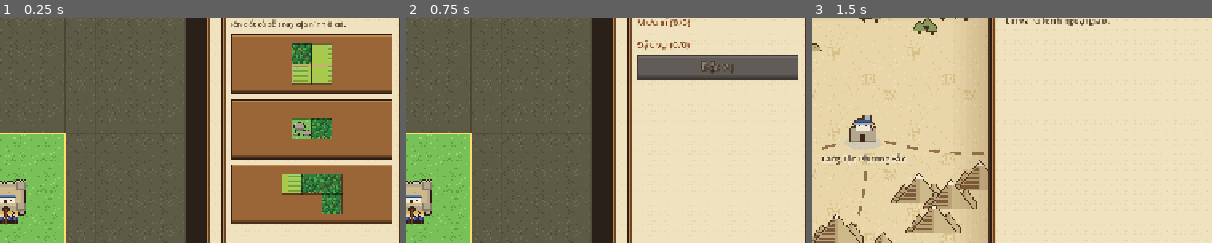
Above: before the commit, frames 1-3 (left to right).
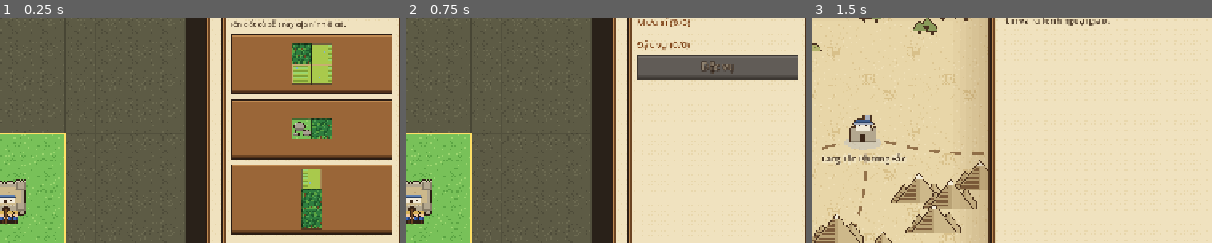
Above: after the commit, the same moments.

Repository: koyomikotori/Kingdom-And-Tetris
Game: Godot game, scene res://scenes/kingdom/kingdom.tscn
Same seed, same stepped clock (60 frames per second), same inputs: the game is played once before the commit and once after it. This scene is started directly instead of the project's main scene.
Inputs:
- Up to frame 1 (0.25 s): no input
- Up to frame 2 (0.75 s): click "Tướng sĩ" at 0.5 s
- Up to frame 3 (1.5 s): click "Ngoại giao" at 1.25 s
The pictures show only the part of the screen within x 48-98%, y 16-66%; the shares and areas given below are measured in that part.

The runs differ from the first frame. In frame 1, 5.2% of the frame differs, in the area x 57-98%, y 67-97%; in frame 2, nothing differs; in frame 3, nothing differs.

Commit message:
M14g: important report window and officer arrow buttons
At the start of a turn, after the turn's battle and before the events,
a window lists what cannot wait: wars declared, agents caught or
killed, the commander or advisor hurt in the battle, deserters, allies
leaving and the castle in danger. It closes with OK or Enter. The
officer window gets clickable previous / next buttons.

Co-Authored-By: Claude Opus 5.5 <noreply@anthropic.com>

Diff:
--- a/scripts/generals/officer_window.gd
+++ b/scripts/generals/officer_window.gd
@@ -4,8 +4,8 @@
 ## bars and level points — item bonuses in brackets —, level and XP, trait or stratagems, post and
 ## what it gives, upkeep) and a "Trang bị" tab (M12e: the three slots, the chosen slot's item, the
 ## storage items that fit it, wear / take off / dismantle), with Làm tổng tướng / Sa thải below.
-## The title is colored by stars; ← / → switch to the previous / next general or advisor in the
-## Tướng sĩ tab's order (M13b).
+## The title is colored by stars; ← / → (keys or the buttons under the portrait) switch to the
+## previous / next general or advisor in the Tướng sĩ tab's order (M13b, buttons M14g).
 
 const STAT_BAR_WIDTH := 160
 ## The tab pages keep this height whatever they show (their content scrolls).
@@ -44,11 +44,20 @@
 	_role.horizontal_alignment = HORIZONTAL_ALIGNMENT_CENTER
 	_role.custom_minimum_size = Vector2(PortraitView.SIZE * 2, 0)
 	left.add_child(_role)
-	if _all_officers().size() > 1:
-		var hint := _label("← → xem người khác", 12)
-		hint.horizontal_alignment = HORIZONTAL_ALIGNMENT_CENTER
-		hint.add_theme_color_override("font_color", MUTED_COLOR)
-		left.add_child(hint)
+	var officers := _all_officers()
+	if officers.size() > 1:
+		var previous := _button("←", _switch.bind(-1))
+		var next := _button("→", _switch.bind(1))
+		for button in [previous, next]:
+			button.custom_minimum_size = Vector2(56, 40)
+			button.tooltip_text = "Xem người khác (phím ← →)"
+		var place := _label("%d/%d" % [officers.find(officer) + 1, officers.size()], 14, false)
+		place.horizontal_alignment = HORIZONTAL_ALIGNMENT_CENTER
+		place.size_flags_horizontal = Control.SIZE_EXPAND_FILL
+		place.add_theme_color_override("font_color", MUTED_COLOR)
+		var switcher := _row([previous, place, next])
+		switcher.custom_minimum_size = Vector2(PortraitView.SIZE * 2, 0)
+		left.add_child(switcher)
 	var tabs := TabContainer.new()
 	_tabs = tabs
 	tabs.size_flags_horizontal = Control.SIZE_EXPAND_FILL
--- /dev/null
+++ b/scripts/kingdom/important_news.gd
@@ -0,0 +1,62 @@
+class_name ImportantNews
+extends RefCounted
+## The start-of-turn news that cannot wait in the notice column (GDD §15, M14g): wars declared,
+## agents caught, the commander or the military advisor hurt in the turn's battle, deserters,
+## allies leaving, the castle in danger. Shown in ImportantReportWindow after the turn's battle
+## and before the events. Pure: built from the state, the end_turn() report and the result of the
+## turn's raid or invasion (empty when there was none).
+
+
+## [{"title", "lines": Array[String]}]; empty when nothing important happened.
+static func build(state: KingdomState, report: Dictionary, battle: Dictionary = {}) -> Array[Dictionary]:
+	var clans := state.diplomacy.clans
+	var result: Array[Dictionary] = []
+	var declared: Array[String] = []
+	for clan_id: StringName in report.get("war_declared", []):
+		declared.append("%s đã tuyên chiến với vương quốc!" % clans[clan_id].data.display_name)
+	_add(result, "Bị tuyên chiến", declared)
+
+	var agents: Array[String] = []
+	for entry: Dictionary in report.get("agents", []):
+		var clan_name: String = clans[entry.clan_id].data.display_name
+		match entry.event:
+			&"caught":
+				agents.append("Đặc vụ %s bị %s phát hiện, đã trốn về (quan hệ −%d)." % [entry.name, clan_name,
+						-Agents.CAUGHT_RELATION])
+			&"killed":
+				agents.append("Đặc vụ %s bị %s bắt và giết (quan hệ −%d)." % [entry.name, clan_name, -Agents.CAUGHT_RELATION])
+	_add(result, "Đặc vụ bị lộ", agents)
+
+	var officers: Array[String] = []
+	var general: Dictionary = battle.get("general", {})
+	match general.get("fate", &"none"):
+		&"dead":
+			officers.append("Tổng tướng %s đã tử trận, mất luôn trang bị đang đeo!" % general.name)
+		&"wounded":
+			officers.append("Tổng tướng %s bị thương, nghỉ %d lượt." % [general.name, Generals.WOUND_TURNS])
+	var advisor: Dictionary = battle.get("advisor", {})
+	if advisor.get("fate", &"none") == &"wounded":
+		officers.append("Mưu sĩ %s bị thương, nghỉ %d lượt." % [advisor.name, Advisors.WOUND_TURNS])
+	_add(result, "Tướng sĩ", officers)
+
+	var deserted: Array[String] = []
+	var gone: Dictionary = report.get("deserted", {})
+	for unit_id: StringName in gone:
+		deserted.append("%d %s bỏ đi vì thiếu lương thực." % [gone[unit_id], state.units[unit_id].display_name])
+	_add(result, "Lính đào ngũ", deserted)
+
+	var allies: Array[String] = []
+	for entry: Dictionary in report.get("treaties", []):
+		if entry.event == &"alliance_broken":
+			allies.append("%s rời bỏ liên minh vì quan hệ đi xuống." % clans[entry.clan_id].data.display_name)
+	_add(result, "Đồng minh rời bỏ", allies)
+
+	if report.get("castle_in_danger", false):
+		_add(result, "Thành chính nguy hiểm", ["Chỉ còn %d ô đất ngoài thành: mất hết là thua!" %
+				state.board.count_land_outside_castle()] as Array[String])
+	return result
+
+
+static func _add(result: Array[Dictionary], title: String, lines: Array[String]) -> void:
+	if not lines.is_empty():
+		result.append({"title": title, "lines": lines})
--- /dev/null
+++ b/scripts/kingdom/important_report_window.gd
@@ -0,0 +1,22 @@
+class_name ImportantReportWindow
+extends ModalWindow
+## The important news of the turn (ImportantNews, GDD §15 M14g), one heading per kind. Closed only
+## with "OK" or Enter (Esc too), so it is never missed by clicking past it.
+
+
+func open(news: Array[Dictionary]) -> void:
+	Sfx.play(&"horn")
+	var body := build_frame("Báo cáo quan trọng", UiPalette.WARNING, 0.42, false)
+	for entry in news:
+		var heading := _label(entry.title, 17)
+		heading.add_theme_color_override("font_color", WARNING_COLOR)
+		body.add_child(heading)
+		for line: String in entry.lines:
+			body.add_child(_label("• " + line, 15))
+	add_action("OK (Enter)", close)
+
+
+func _unhandled_key_input(event: InputEvent) -> void:
+	if event.pressed and not event.echo and event.keycode in [KEY_ENTER, KEY_KP_ENTER, KEY_ESCAPE]:
+		close()
+	get_viewport().set_input_as_handled()
--- a/scripts/kingdom/kingdom.gd
+++ b/scripts/kingdom/kingdom.gd
@@ -67,6 +67,10 @@
 var _notices: NoticePanel
 ## The last end_turn() report, for the notice column (empty after loading a game).
 var _last_report: Dictionary = {}
+## The result of this turn's raid or invasion (ImportantNews), and whether the important report
+## still has to be shown this turn (M14g).
+var _turn_battle: Dictionary = {}
+var _news_pending := false
 
 
 func _ready() -> void:
@@ -336,6 +340,8 @@
 	if not report.completed.is_empty():
 		Sfx.play(&"complete")
 	_last_report = report
+	_turn_battle = {}
+	_news_pending = true
 	_refresh_notices()
 	var lines: Array[String] = ["Lượt %d bắt đầu. Xem bảng thông báo bên trái." % state.turn]
 	_pending_victory = report.victory
@@ -373,6 +379,7 @@
 func _play_raid(simulator: BattleSimulator) -> void:
 	_play_battle(simulator, BattleRecord.DEFENDER, "Quân cướp tấn công vương quốc!", func(record: BattleRecord) -> void:
 		var result := state.finish_raid(record)
+		_turn_battle = result
 		_autosave()
 		placement_status.text += " %s" % ("Đã đánh lui." if result.won else "Thất thủ.")
 		_show_battle_report(result, _ally_lines(result)))
@@ -382,6 +389,7 @@
 	var title := "%s xâm lược vương quốc!" % _clan_name(clan_id)
 	_play_battle(simulator, BattleRecord.DEFENDER, title, func(record: BattleRecord) -> void:
 		var result := state.finish_invasion(clan_id, record)
+		_turn_battle = result
 		# A lost game is not autosaved: Continue goes back to the turn before.
 		if not result.castle_fallen:
 			_autosave()
@@ -533,9 +541,20 @@
 	_continue_turn_start()
 
 
-## After the turn's battle: answer the pending events one by one (autosaving after each, so a
-## reload cannot reroll an answer), then the end screen if the game was won or lost.
+## After the turn's battle: the important report (once a turn, when there is news), then answer
+## the pending events one by one (autosaving after each, so a reload cannot reroll an answer),
+## then the end screen if the game was won or lost.
 func _continue_turn_start() -> void:
+	if _news_pending:
+		_news_pending = false
+		var news := ImportantNews.build(state, _last_report, _turn_battle)
+		if not news.is_empty() and not state.victory.lost:
+			_clear_selection()
+			var report_window := ImportantReportWindow.new()
+			$UI.add_child(report_window)
+			report_window.open(news)
+			report_window.closed.connect(_continue_turn_start)
+			return
 	if state.events.current_event() == null:
 		_show_end_game_if_any()
 		return
--- a/tests/test_campaign.gd
+++ b/tests/test_campaign.gd
@@ -129,6 +129,27 @@
 		check(not key.contains("collect"), "Resources collected are never listed")
 
 
+
+func test_important_news_only_for_what_cannot_wait() -> void:
+	var state := _state()
+	var calm := {"completed": [{"name": "Nông trại", "level": 2, "upgrade": true}], "replenished": {&"swordsman": 3},
+			"deserted": {}, "castle_in_danger": false, "agents": [{"name": "A", "clan_id": &"north_wolves",
+			"mission": Agent.RELATIONS, "event": &"done", "levels": 0}]}
+	check(ImportantNews.build(state, calm).is_empty(), "Building, replenishing, missions done: nothing important")
+	check(ImportantNews.build(state, {}, {"general": {"fate": &"none"}}).is_empty(), "A battle nobody was hurt in")
+	var report := {"war_declared": [&"north_wolves"] as Array[StringName], "deserted": {&"swordsman": 4},
+			"castle_in_danger": true, "treaties": [{"clan_id": &"south_farmers", "event": &"alliance_broken"},
+			{"clan_id": &"south_farmers", "event": &"alliance_ended"}],
+			"agents": [{"name": "Bảo", "clan_id": &"north_wolves", "mission": Agent.SABOTAGE, "event": &"killed", "levels": 0}]}
+	var battle := {"general": {"name": "Khải", "fate": &"dead"}, "advisor": {"name": "Phong", "fate": &"wounded"}}
+	var news := ImportantNews.build(state, report, battle)
+	var titles := news.map(func(n: Dictionary) -> String: return n.title)
+	check_eq(titles, ["Bị tuyên chiến", "Đặc vụ bị lộ", "Tướng sĩ", "Lính đào ngũ", "Đồng minh rời bỏ",
+			"Thành chính nguy hiểm"], "Every kind, in order")
+	check_eq(news[2].lines.size(), 2, "The commander and the advisor")
+	check(news[2].lines[0].contains("tử trận"), "The commander died")
+	check_eq(news[4].lines.size(), 1, "An alliance running out is not important")
+
 func test_old_saves_are_refused() -> void:
 	var folder := "user://test_campaign_saves"
 	var system := SaveSystem.new(folder)
Not shown, added: scripts/kingdom/important_news.gd.uid
Not shown, added: scripts/kingdom/important_report_window.gd.uid
Not shown, changed: CLAUDE.md
Not shown, changed: docs/GDD.md
Not shown, changed: docs/pc_release_plan.md
